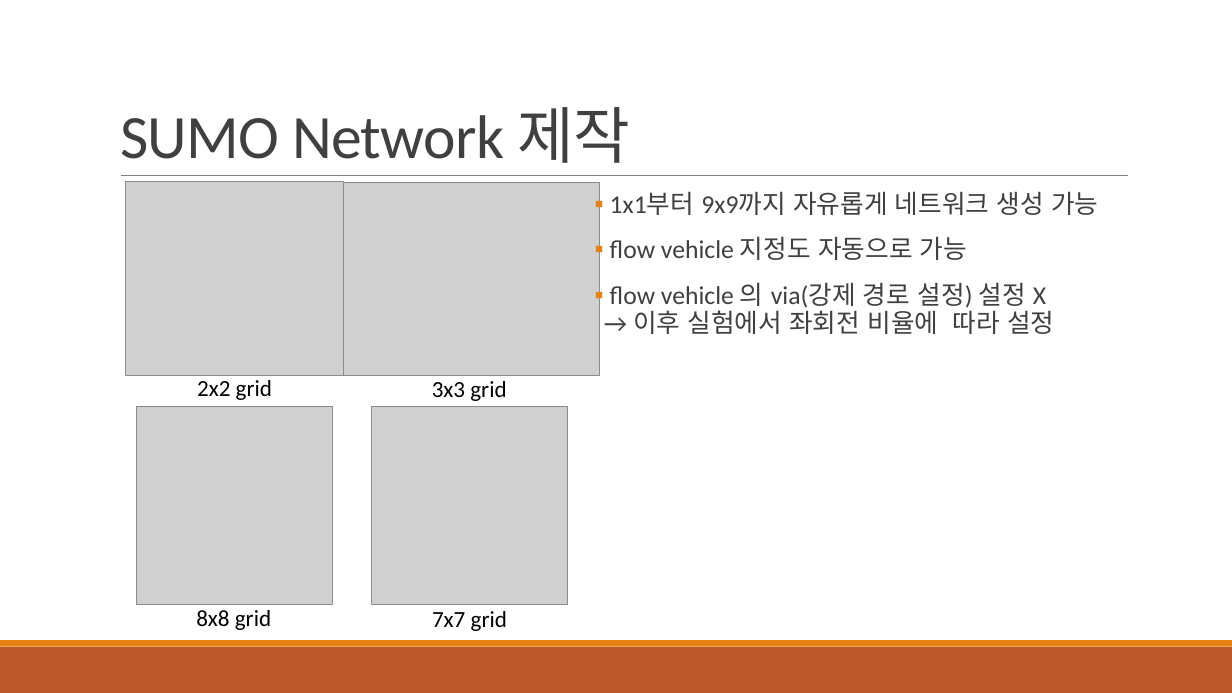
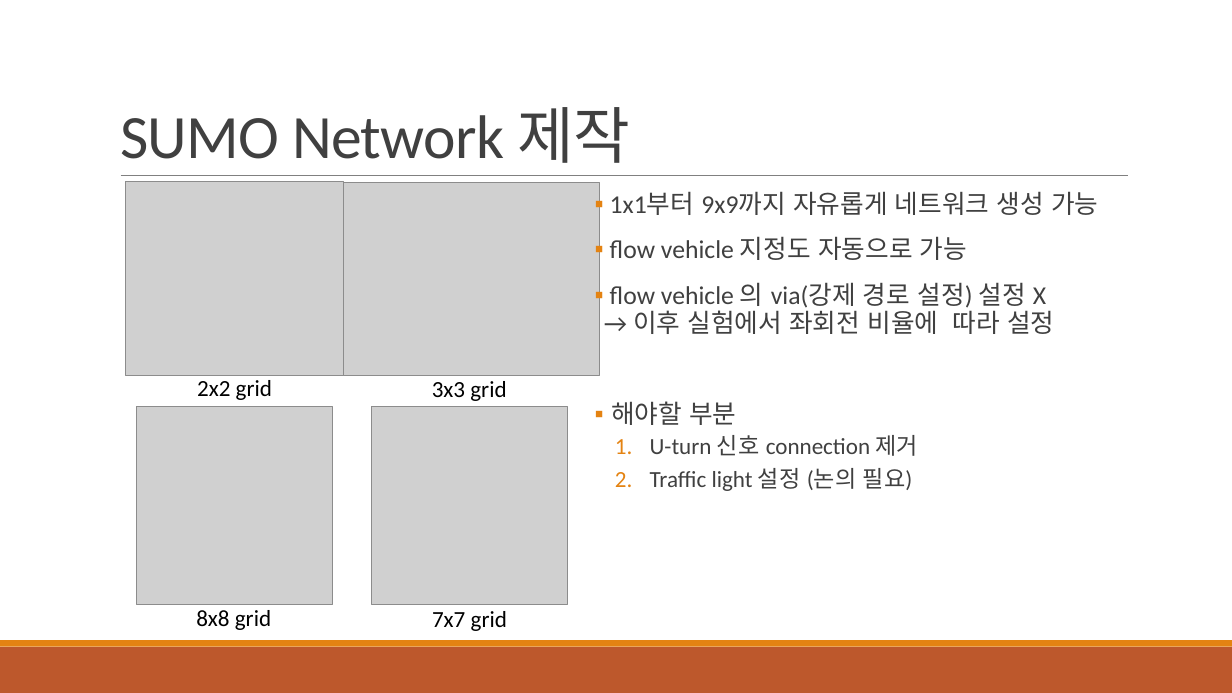
Before and after one commit to 3neutronstar/traffic-optimization_RL, a slide deck: slide 6 of 1st_Seminar(강민수).pptx. Drawn at 1232x693 pixels with LibreOffice and Linux fonts; fonts in the diff are those of the drawing; grey boxes stand for pictures. Boxes give left, top, right and bottom in pixels: in the first picture for what was removed or moved away, otherwise in the second. Text is boxed around its words. In the diff, an @@ line names an element or a change of style, - is before the commit and + after.

```diff
--- a/1st_Seminar(강민수).pptx
+++ b/1st_Seminar(강민수).pptx
@@ text at box(611, 401, 918, 491): paragraphs added @@
+▪ 해야할 부분
+  1. U-turn 신호 connection 제거
+  2. Traffic light 설정 (논의 필요)
```
Also in this commit, not shown: 6 other slides changed, 4 other files.
